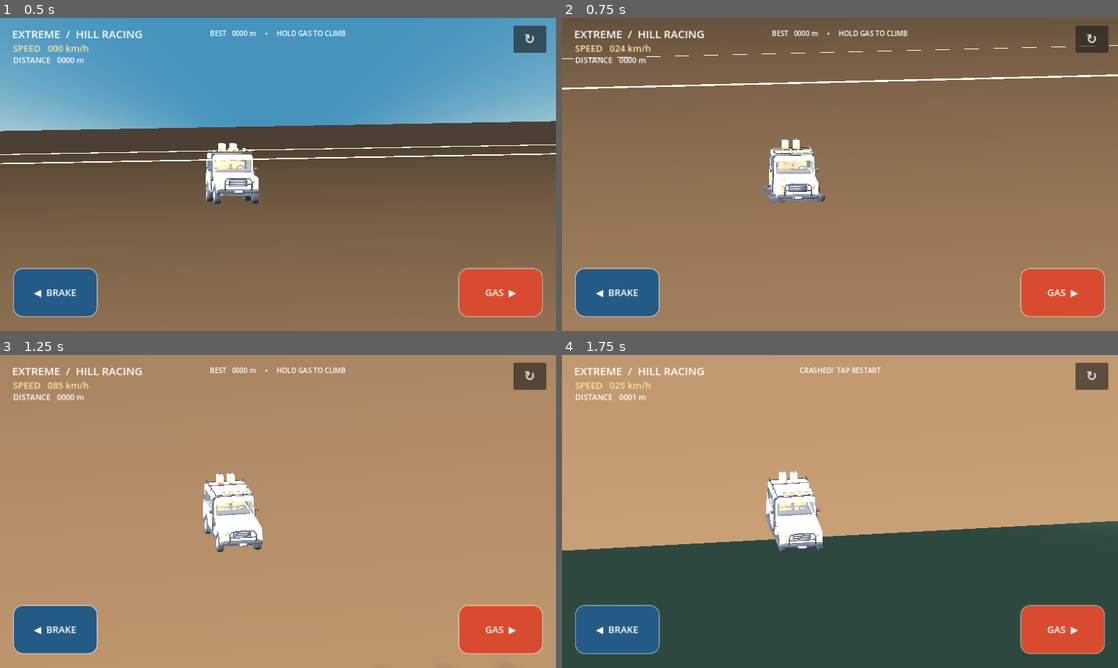
Above: before the commit, frames 1-4 (two rows, left to right).
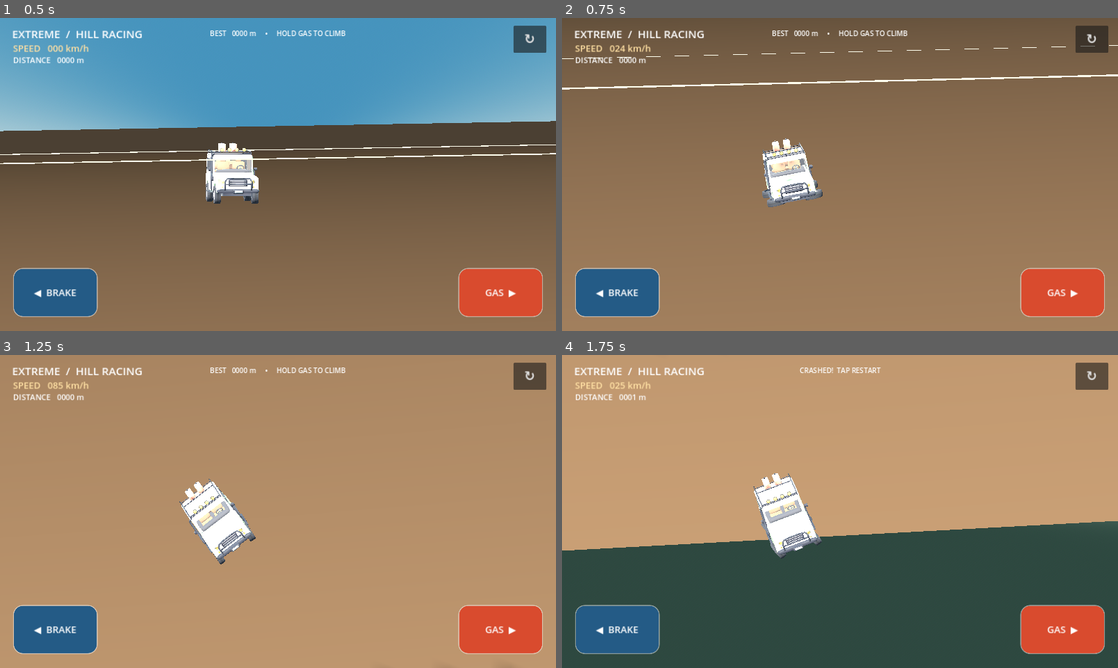
Above: after the commit, the same moments.

Repository: mahdialloui01-art/Extreme-Hill-Racing
Game: Godot game, scene res://scenes/main.tscn
Two runs of this game, one before a commit and one after it. Both use one fixed random seed, a clock stepped at 60 frames per second and the inputs below.
Inputs:
- Up to frame 1 (0.5 s): no input
- Up to frame 2 (0.75 s): hold Right from 0.53 s (still down)
- Up to frame 3 (1.25 s): keep holding Right
- Up to frame 4 (1.75 s): release Right at 1.28 s; hold Left from 1.28 s (still down)

Frame 1 is identical in both runs. In frame 2, 1.1% of the frame differs, in the area x 36-48%, y 38-61%; in frame 3, 2.1%, in the area x 32-48%, y 37-67%; in frame 4, 1.6%.

Commit message:
Improve hill traction, slope response and airborne vehicle control

Diff:
--- a/scripts/car_3d.gd
+++ b/scripts/car_3d.gd
@@ -107,27 +107,56 @@
 func _physics_process(delta: float) -> void:
 	if crashed:
 		return
+
 	var accelerate := touch_accelerate or Input.is_key_pressed(KEY_RIGHT) or Input.is_key_pressed(KEY_D)
 	var brake := touch_brake or Input.is_key_pressed(KEY_LEFT) or Input.is_key_pressed(KEY_A)
+	var grounded := is_on_floor()
+
+	# Let gravity pull the car along the slope instead of making it feel glued to the track.
+	if grounded:
+		var ground_normal := get_floor_normal()
+		velocity.x += GRAVITY * ground_normal.x * ground_normal.y * delta
+	else:
+		velocity.y -= GRAVITY * delta
+
 	if accelerate:
 		velocity.x = move_toward(velocity.x, MAX_SPEED, ENGINE_FORCE * delta)
 	elif brake:
 		velocity.x = move_toward(velocity.x, -8.0, BRAKE_FORCE * delta)
 	else:
-		velocity.x = move_toward(velocity.x, 0.0, 3.0 * delta)
-	if not is_on_floor():
-		velocity.y -= GRAVITY * delta
-	else:
+		var rolling_drag := 2.2 if grounded else 0.45
+		velocity.x = move_toward(velocity.x, 0.0, rolling_drag * delta)
+
+	velocity.x = clampf(velocity.x, -8.0, MAX_SPEED)
+	velocity.z = move_toward(velocity.z, 0.0, 10.0 * delta)
+
+	if grounded:
 		velocity.y = maxf(velocity.y, -1.0)
 		var normal := get_floor_normal()
 		var target_pitch := atan2(-normal.x, normal.y)
-		body_visual.rotation.z = lerp_angle(body_visual.rotation.z, target_pitch, delta * 5.5)
-	velocity.z = move_toward(velocity.z, 0.0, 10.0 * delta)
+		body_visual.rotation.z = lerp_angle(body_visual.rotation.z, target_pitch, minf(1.0, delta * 7.0))
+	else:
+		# Air control gives the player a way to correct the landing angle.
+		if accelerate:
+			body_visual.rotation.z += 0.9 * delta
+		elif brake:
+			body_visual.rotation.z -= 0.9 * delta
+		else:
+			body_visual.rotation.z = move_toward(body_visual.rotation.z, 0.0, 0.18 * delta)
+		body_visual.rotation.z = clampf(body_visual.rotation.z, -0.72, 0.72)
+
 	move_and_slide()
+
+	# Small chassis movement adds suspension feedback without changing collision geometry.
+	var suspension_bob := sin(wheel_spin * 0.32) * minf(absf(velocity.x) * 0.0015, 0.035)
+	var impact_bounce := minf(absf(velocity.y) * 0.006, 0.12) if grounded else 0.0
+	body_visual.position.y = lerpf(body_visual.position.y, suspension_bob + impact_bounce, minf(1.0, delta * 9.0))
+
 	wheel_spin += velocity.x * delta * 2.2
 	for wheel in wheels:
 		if is_instance_valid(wheel):
 			wheel.rotation.z = wheel_spin
+
 	if global_position.y < -22.0 or global_position.x < -100.0:
 		crashed = true
 
